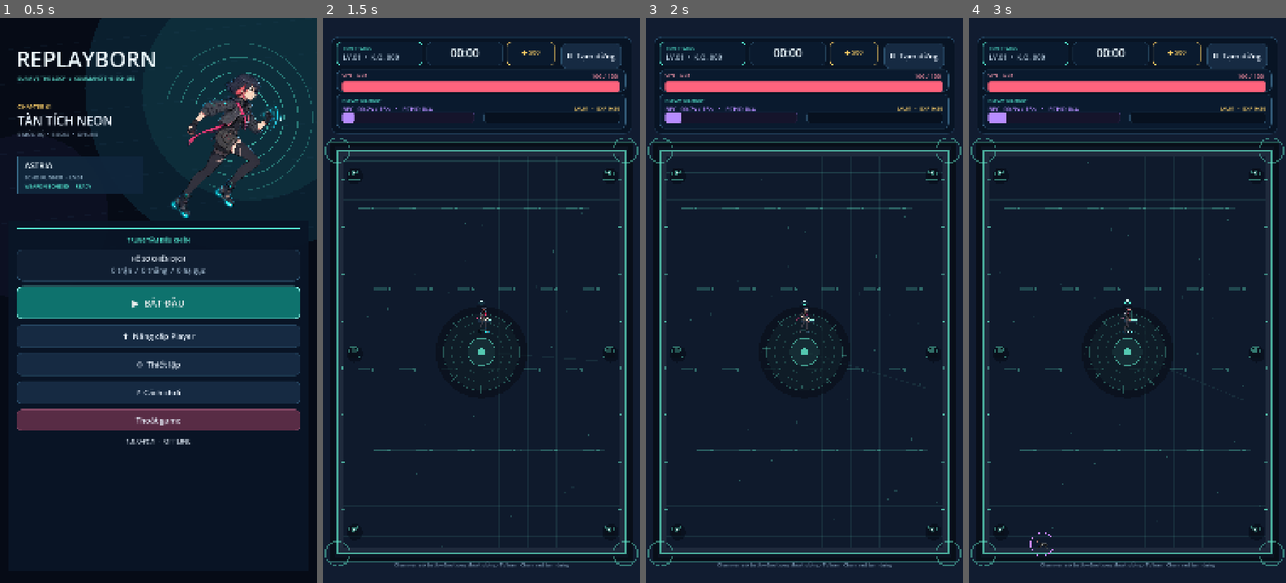
Above: before the commit, frames 1-4 (left to right).
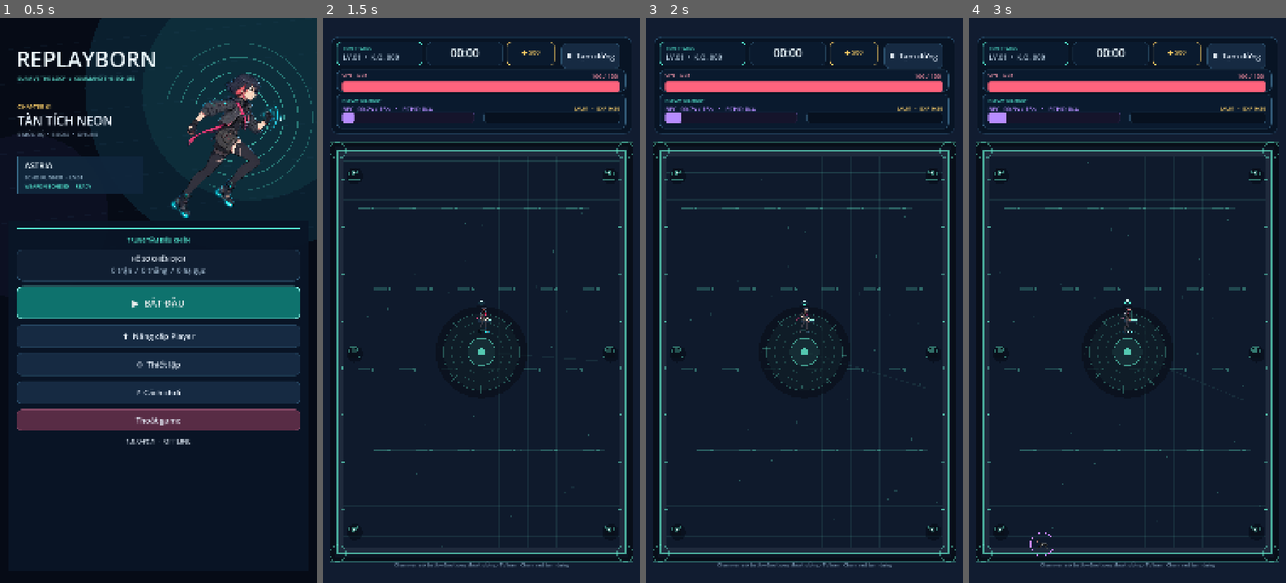
Above: after the commit, the same moments.

Repository: 2301NTTuan/replayborn
Game: Godot game, scene res://scenes/menu.tscn
The game is run twice, just before and just after one commit, with the same random seed, the same clock (stepped at 60 frames per second) and the same inputs.
Inputs:
- Up to frame 1 (0.5 s): no input
- Up to frame 2 (1.5 s): click "▶ BẮT ĐẦU" at 0.5 s; click "▶ Đã hiểu · Vào trận" at 1.25 s
- Up to frame 3 (2 s): no input
- Up to frame 4 (3 s): click "Ⅱ Tạm dừng" at 2 s; click "▶ Tiếp tục" at 2.75 s

Frame 1 is identical in both runs. In frame 2, 0.4% of the frame differs, in the area x 0-100%, y 4-97%; in frame 3, 0.4%; in frame 4, 0.4%.

Commit message:
Polish gameplay HUD controls and arena corners

Diff:
--- a/scripts/visuals/arena_map.gd
+++ b/scripts/visuals/arena_map.gd
@@ -91,7 +91,7 @@
 		draw_pylon(pylons[index], index)
 	# Corner brackets and small status lights finish the boundary without visual noise.
 	for corner in [arena.position, Vector2(arena.end.x, arena.position.y), Vector2(arena.position.x, arena.end.y), arena.end]:
-		draw_arc(corner, 42, 0, TAU, 24, Color(accent, 0.45), 4)
+		draw_arc(corner, 28, 0, TAU, 24, Color(accent, 0.45), 3)
 	for y in range(int(arena.position.y) + 100, int(arena.end.y) - 60, 160):
 		draw_circle(Vector2(arena.position.x + 18, y), 4, Color(accent, 0.58 + sin(phase * 2.0 + y) * 0.18))
 		draw_circle(Vector2(arena.end.x - 18, y), 4, Color(accent, 0.58 + sin(phase * 2.0 + y + 1.0) * 0.18))
--- a/ui/hud.gd
+++ b/ui/hud.gd
@@ -126,7 +126,7 @@
 	root_control.add_child(xp_progress)
 	pause_button = UI.button(root_control, t("pause"), game.toggle_pause)
 	pause_button.position = Vector2(812, 43)
-	pause_button.size = Vector2(204, 72)
+	pause_button.size = Vector2(164, 82)
 	pause_button.text = "Ⅱ  " + t("pause")
 	joystick = Joystick.new()
 	joystick.name = "Joystick"
